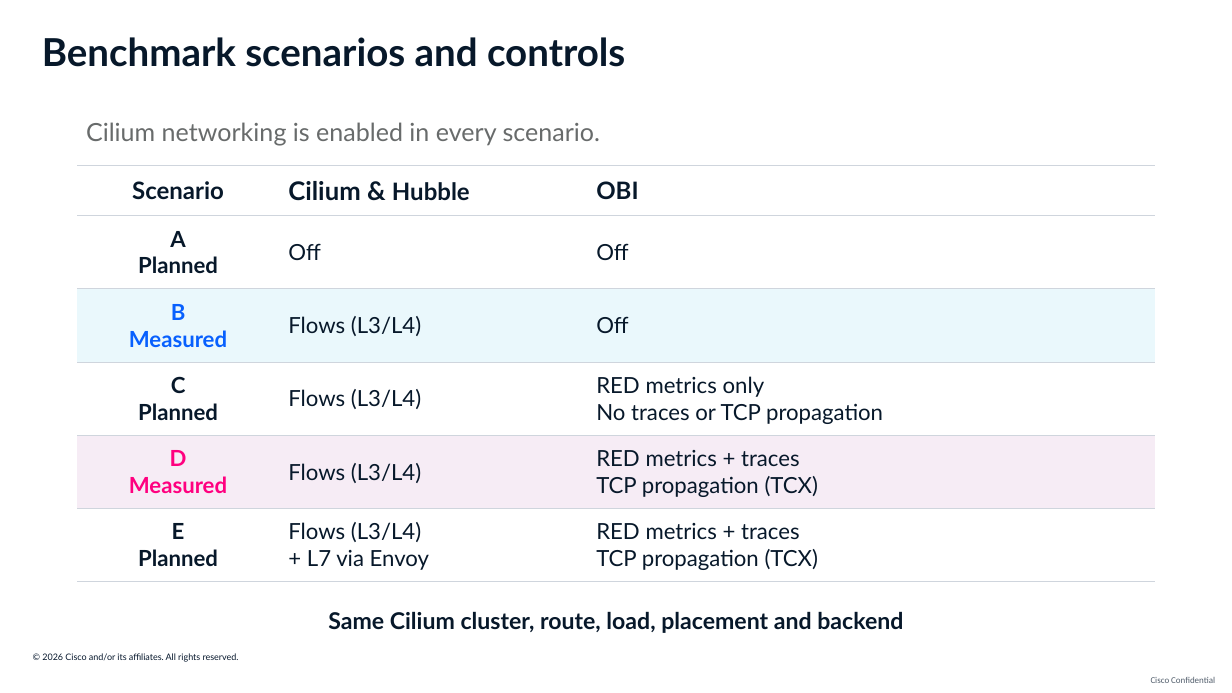
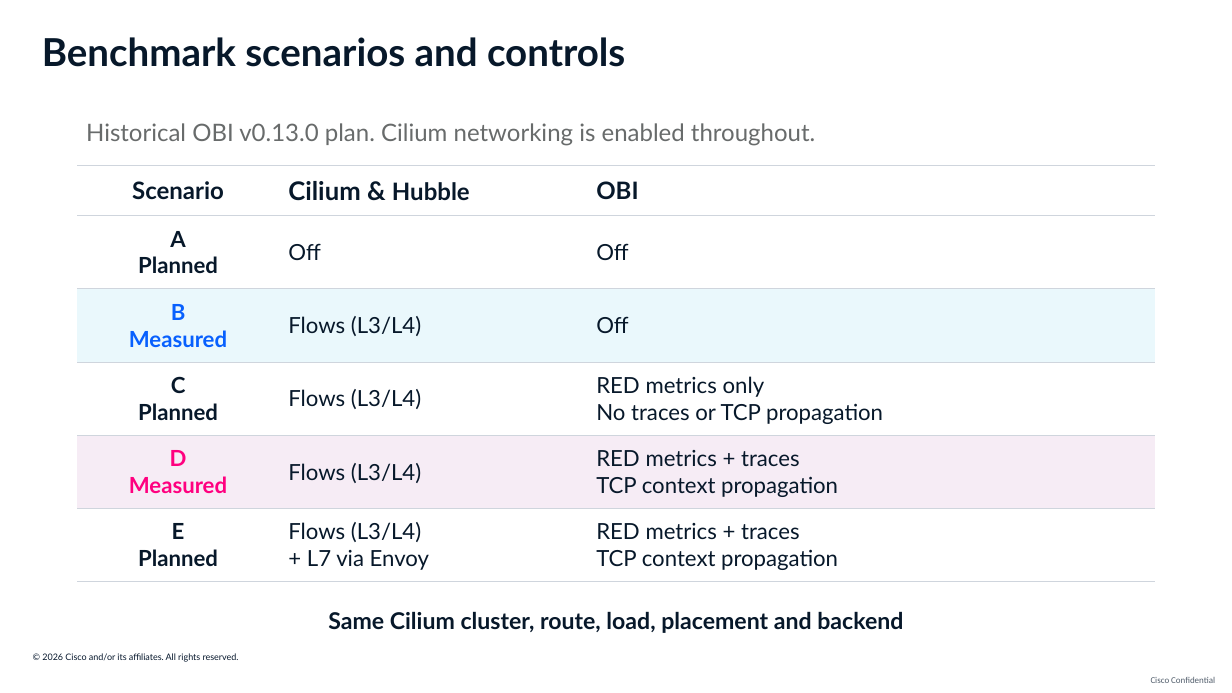
Before and after one commit to ajimenez1503/cilium-obi-demo, a slide deck: slide 26 of slides/cilium-obi-session-deck-latest.pptx (slide 25 before the commit). Drawn at 1232x693 pixels with LibreOffice and Linux fonts; fonts in the diff are those of the drawing; background and template pictures are left out. Boxes give left, top, right and bottom in pixels: in the first picture for what was removed or moved away, otherwise in the second. Text is boxed around its words. In the diff, an @@ line names an element or a change of style, - is before the commit and + after.

```diff
--- a/slides/cilium-obi-session-deck-latest.pptx
+++ b/slides/cilium-obi-session-deck-latest.pptx
@@ text at [86,123,815,146]: text changed; size 19.5 to 18.8 pt @@
-Cilium networking is enabled in every scenario.
+Historical OBI v0.13.0 plan. Cilium networking is enabled throughout.
@@ table at [77,165,1155,581] @@
-row 5, column 3: RED metrics + traces / TCP propagation (TCX)
+row 5, column 3: RED metrics + traces / TCP context propagation
-row 6, column 3: RED metrics + traces / TCP propagation (TCX)
+row 6, column 3: RED metrics + traces / TCP context propagation
```
Also in this commit, not shown: 8 other slides changed, 3 slides added, 2 slides removed, 30 other files.
